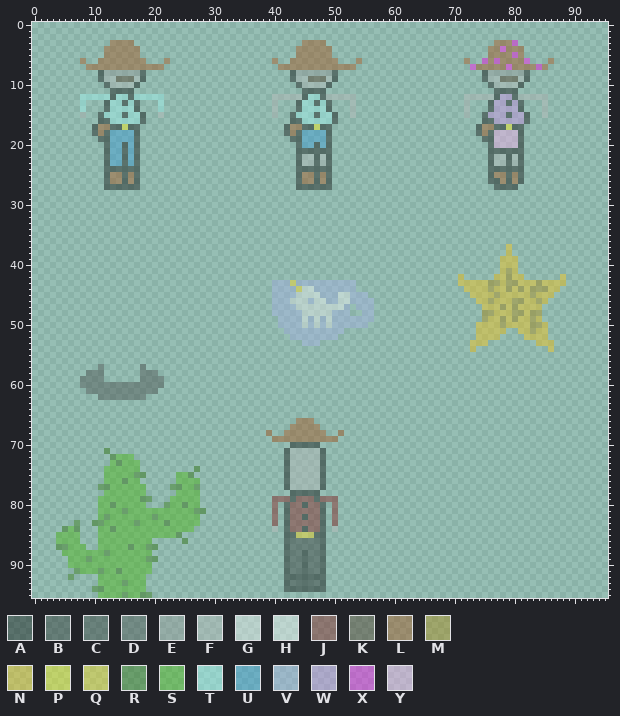
Two versions of one sprite sheet, Assets/Sprites/Ranger Justice Batch#1.png. The first picture shows the starting point.
The file is 96x96 pixels.
Palette (. is transparent): A #00000066  B #1e1e1e66  C #28282866  D #41414166  E #93939366  F #b6b6b666  G #f0f0f066  H #fafafa66  J #820f0f66  K #482a1666  L #a5460a66  M #ac820066  N #ffc30066  P #fff00066  Q #ffd90c66  R #286e0066  S #41b60066  T #9df7f266  U #2d96d766  V #a5afe866  W #cf8ceb66  X #ff00f066  Y #ffaaf266
Pixels before, first column x 4:
 3 .........LLLL............................LLLL............................LLLX........
 4 ........LLLLLL..........................LLLLLL..........................LLXLLL.......
 5 ........LLLLLL..........................LLLLLL..........................LLLLXL.......
 6 ....L..LLLLLLLL...L.................L..LLLLLLLL...L.................L..XLXLLLLX...L..
 7 .....LLLLLLLLLLLLL...................LLLLLLLLLLLLL...................XLLLLLXLLLLXL...
 8 .......AEEEEEEA........................AEEEEEEA........................AEEEEEEA......
 9 .......AFFKKKFA........................AFFKKKFA........................AFFKKKFA......
10 ........AFFFFA..........................AFFFFA..........................AFFFFA.......
11 .........AAAA............................AAAA............................AAAA........
12 ....TTTTTATTATTTTT..................FFFFFATTAFFFFF..................FFFFFAWWAFFFFF...
13 ....T...ATTATA...T..................F...ATTATA...F..................F...AWWAWA...F...
14 ....T...ATTTTA...T..................F...ATTTTA...F..................F...AWWWWA...F...
15 ....F..ATTTATTA..F..................F..ATTTATTA..F..................F..AWWWAWWA..F...
16 .......AATTTTTA........................AATTTTTA........................AAWWWWWA......
17 ......ALLAAPAA........................ALLAAPAA........................ALLAAPAA.......
18 ......ALAUUUUA........................ALAUUUUA........................ALAYYYYA.......
19 .......AAUUUUA.........................AAUUUUA.........................AAYYYYA.......
20 ........AUUAUA..........................AUUAUA..........................AYYYYA.......
21 ........AUUAUA..........................AAAAAA..........................AAAAAA.......
22 ........AUUAUA..........................AFFAFA..........................AFFAFA.......
23 ........AUUAUA..........................AFFAFA..........................AFFAFA.......
24 ........AAAAAA..........................AAAAAA..........................AAAAAA.......
25 ........ALLALA..........................ALLALA..........................ALLALA.......
26 ........ALLALA..........................ALLALA..........................AALALA.......
27 ........AAAAAA..........................AAAAAA...........................AAAA........
28 .....................................................................................
29 .....................................................................................
30 .....................................................................................
31 .....................................................................................
32 .....................................................................................
33 .....................................................................................
34 .....................................................................................
35 .....................................................................................
36 .....................................................................................
37 ...........................................................................N.........
38 ...........................................................................N.........
39 ..........................................................................NNN........
40 ..........................................................................NNN........
41 ..........................................................................NMN........
42 ...................................................................N.....NNMNN......N
43 ....................................VVVQVVVVVVVVVV.................NNNNNMMNMMNNNMNNNN
44 ....................................VVVVQHHVVVVVVV..................NNNNMNNMNMNMMMNN.
45 ....................................VVVVGGHHVVVHHVVV.................NNNNMNNNNNMNNN..
46 ....................................VVVGGGVHHVVHHVVVV.................NNMNNNMMNNMN...
47 ....................................VVVVGGGGGGHHV.VVV..................NNNMNMNNNN....
48 ....................................VVVVVGGGGGVVV..VV..................MMNNNMMNMM....
49 .....................................VVVVGVGVGVVVVVVV..................MNNMNMNNMN....
50 .....................................VVVVGVGVGVVVVVV..................NNNNMNNNNMMN...
51 ......................................VVVVVVVVVV......................NNNNN..NNMNN...
52 .......................................VVVVVVVV.......................NNNN....NNNN...
53 .........................................VVV.........................NNN........NNN..
54 .....................................................................N............N..
55 .....................................................................................
56 .....................................................................................
57 .......D......D......................................................................
58 .....DDD......DDD....................................................................
59 ....DDDD......DDDD...................................................................
60 ....DDDDDDDDDDDDDD...................................................................
61 .....DDDDDDDDDDDD....................................................................
62 .......DDDDDDDD......................................................................
63 .....................................................................................
64 .....................................................................................
65 .....................................................................................
66 ........................................LLL..........................................
67 .......................................LLLLL.........................................
68 ...................................L..LLLLLLL..L.....................................
69 ....................................LLLLLLLLLLL......................................
70 .......................................AAAAA.........................................
71 ........R.............................AFFFFFA........................................
72 .........RSSS.........................AFFFFFA........................................
73 .........SRSSS........................AFFFFFA........................................
74 ........SSSSSS.........R..............AFFFFFA........................................
75 ........SSSSSRR.....SSR...............AFFFFFA........................................
76 ........SSSRSS......SSSS..............AFFFFFA........................................
77 .......RRSSSSSS....RRSSR..............AFFFFFA........................................
78 ........SSSSSSS.....SSSS...............AAAAA.........................................
79 .......SSSSSSSRR...SSSSS............JJJAJJJAJJJ......................................
80 .......SSRSSSSS...RSSRSS............J.AJJAJJA.J......................................
81 .......SSSSRSSSSSSSSSSSRR...........J.AJJJJJA.J......................................
82 .......SRSSSSSSSRSSSSSSS............J.AJJAJJA.J......................................
83 ...R..RRSSSSSRSSSSRSSSSS............J.AJJJJJA.J......................................
84 .RSR...SSRSSSSSSSSSSSSS.............F.AJJAJJA.F......................................
85 SSSS...SSSSSSSSSSSSSR.................AAQQQAA........................................
86 SSSS...SSSSSSSSS.....R................ACCCCCA........................................
87 RRSSS..SSSSSRSSRR.....................ACCCCCA........................................
88 .SSSSSSSRSSSSSSS......................ACCACCA........................................
89 ..SSSRSSSSSSSSSRR.....................ACCACCA........................................
90 ..SSSSSSSSSSSSSS......................ACCACCA........................................
91 ...RSSSRSSRSSSSS......................ACCACCA........................................
92 ..R....SSSSSSSS.......................AAAAAAA........................................
93 .......SSSSRSSS.......................ABBABBA........................................
94 ......RRSSSSSSS.......................AAAAAAA........................................
95 .......SSSSRSSRR.....................................................................
New version:
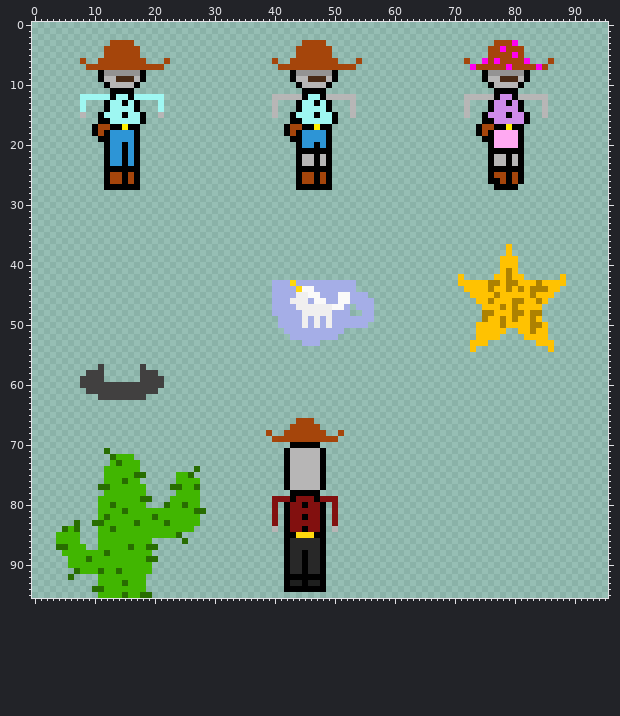
The edit:
colour A: #00000066 -> #000000fe
colour B: #1e1e1e66 -> #1e1e1dfe
colour C: #28282866 -> #282727fe
colour D: #41414166 -> #414040fe
colour E: #93939366 -> #949393fe
colour F: #b6b6b666 -> #b7b6b6fe
colour G: #f0f0f066 -> #f0efeffe
colour H: #fafafa66 -> #faf9f9fe
colour J: #820f0f66 -> #820f0efe
colour K: #482a1666 -> #482915fe
colour L: #a5460a66 -> #a5450afe
colour M: #ac820066 -> #ad8100fe
colour N: #ffc30066 -> #ffc200fe
colour P: #fff00066 -> #ffef00fe
colour Q: #ffd90c66 -> #ffd80cfe
colour R: #286e0066 -> #286d00fe
colour S: #41b60066 -> #41b600fe
colour T: #9df7f266 -> #9ef7f2fe
colour U: #2d96d766 -> #2d95d6fe
colour V: #a5afe866 -> #a5aee7fe
colour W: #cf8ceb66 -> #cf8beafe
colour X: #ff00f066 -> #ff00effe
colour Y: #ffaaf266 -> #ffa9f2fe
